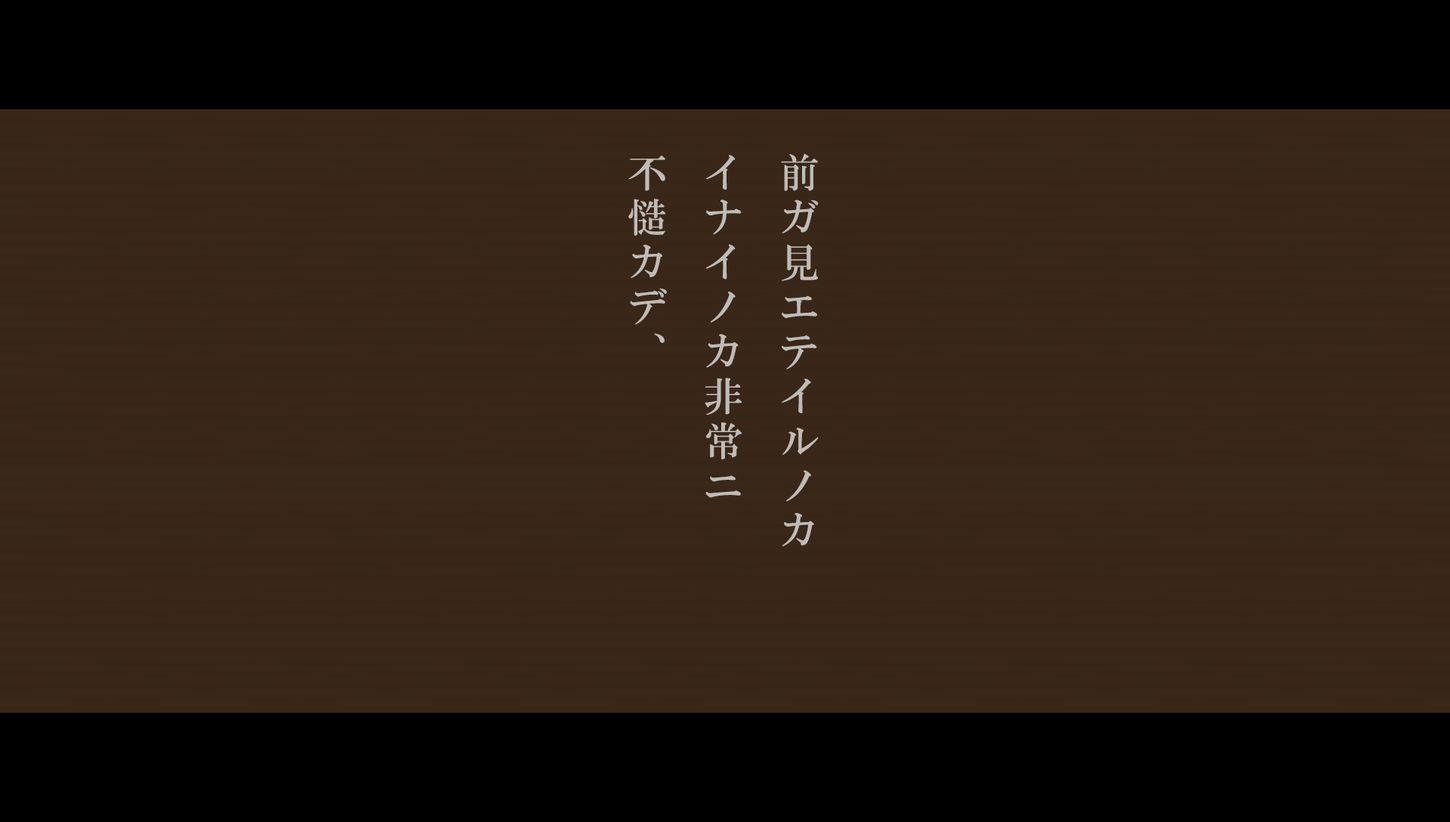
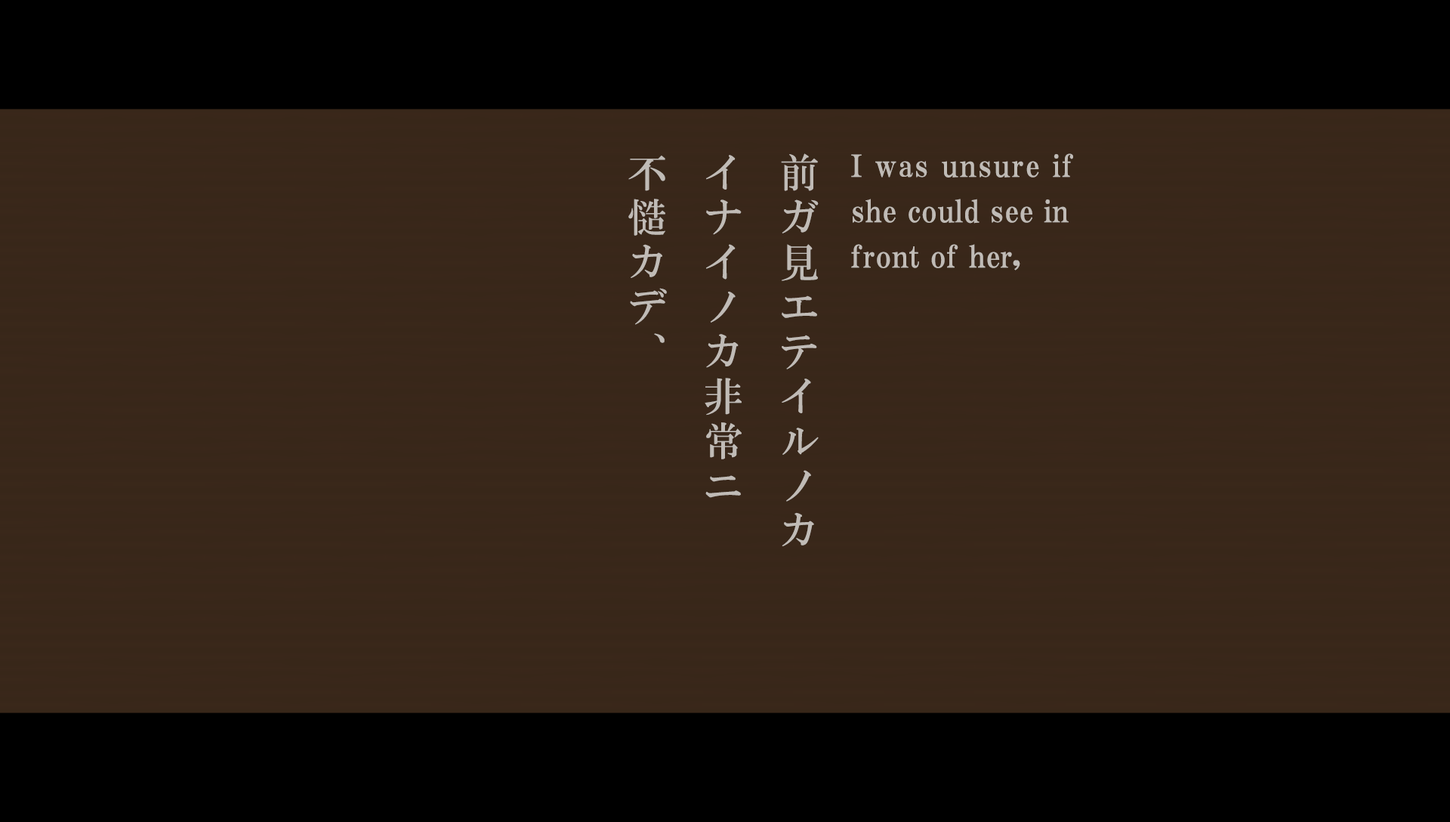
Two versions of the same layered image (1450x822). Layer-by-layer changes:
added layer "I was unsure if she could see in front of her," above "前ガ見エテイルノカ イナイノカ非常ニ 不慥カデ、" over [851, 153, 1074, 271]
